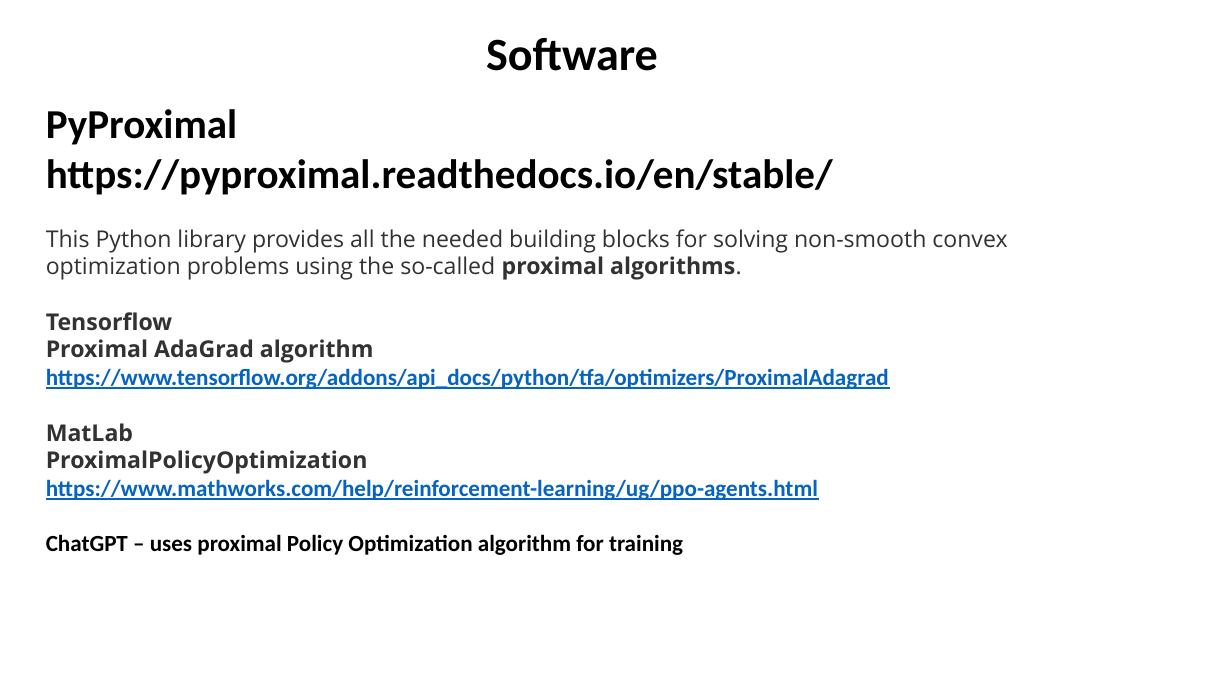
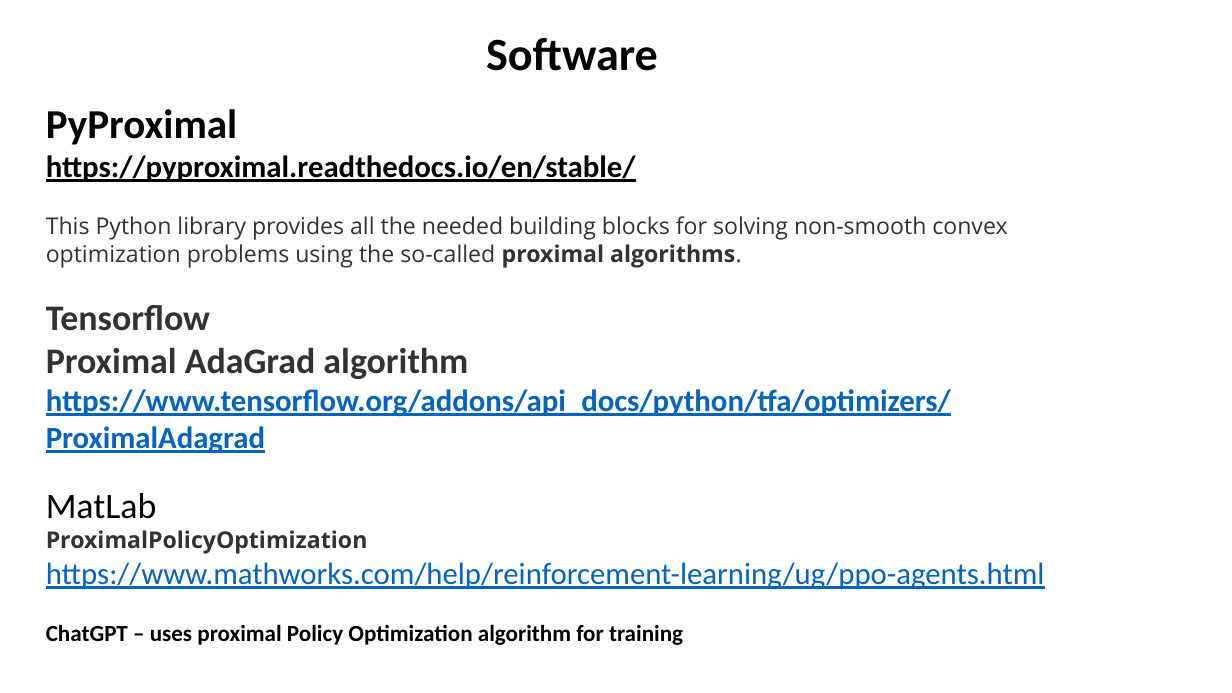
Before and after one commit to nadiakap/PythonForML, a slide deck: slide 6 of PythonML_2023_ProximalAlg.pptx (slide 4 before the commit). Drawn at 1232x693 pixels with LibreOffice and Linux fonts; fonts in the diff are those of the drawing. Boxes give left, top, right and bottom in pixels: in the first picture for what was removed or moved away, otherwise in the second. Text is boxed around its words. In the diff, an @@ line names an element or a change of style, - is before the commit and + after.

Commit message:
proximal operator
proximal operator as building block to construct proximal algorithms

```diff
--- a/PythonML_2023_ProximalAlg.pptx
+++ b/PythonML_2023_ProximalAlg.pptx
@@ text at box(46, 155, 1045, 590): size 32 to 24 pt, underline on in "https://pyproximal.readthedocs.io/en/stable/"; size 18 to 28 pt, font Open Sans to Calibri in "Tensorflow", "Proximal AdaGrad algorithm", "MatLab"; size 18 to 24 pt in "https://www.tensorflow.org/addons/api_docs/python/tfa/optimi ...", "https://www.mathworks.com/help/reinforcement-learning/ug/ppo ..."; text colour #323232 to #000000 in "MatLab"; bold off in "MatLab", "https://www.mathworks.com/help/reinforcement-learning/ug/ppo ..." @@
```
Also in this commit, not shown: 2 other slides changed, 2 slides added.
